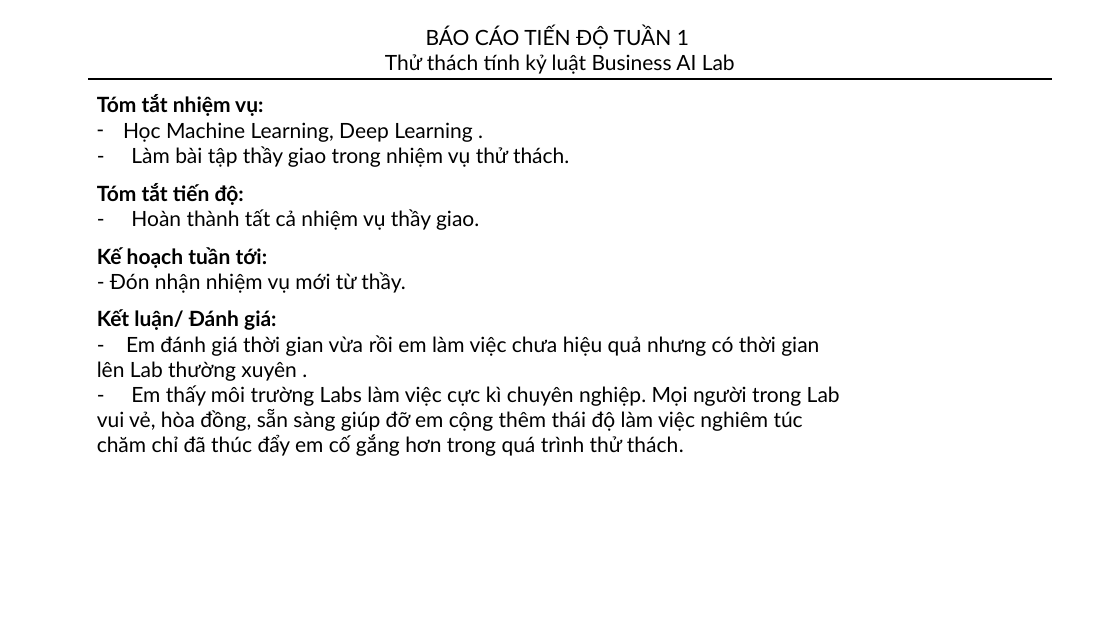
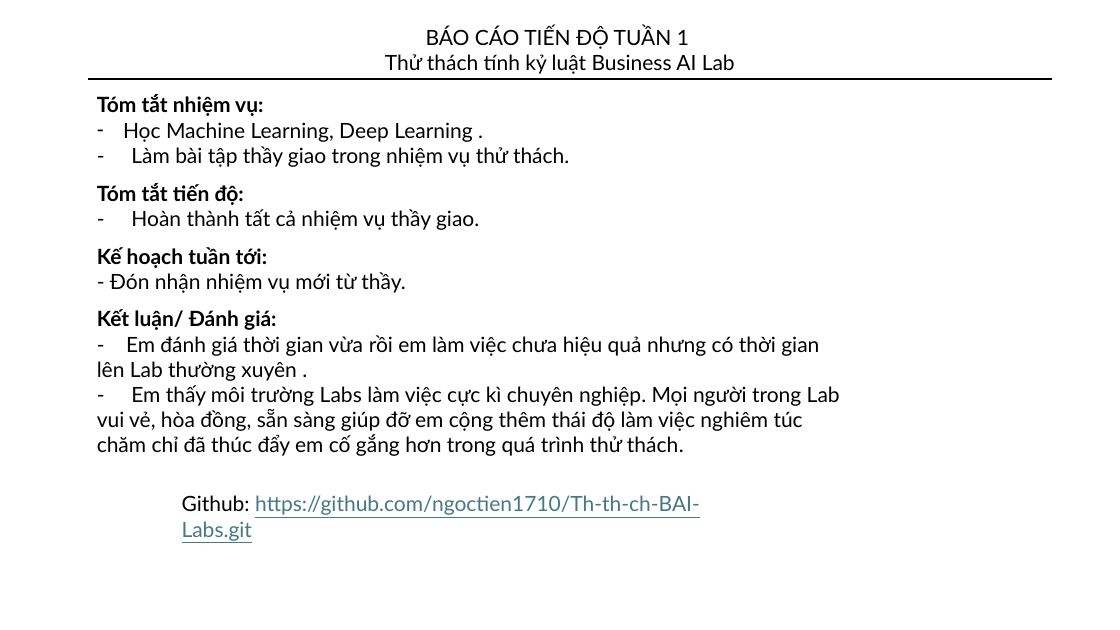
Before and after one commit to ngoctien1710/Th-th-ch-BAI-Labs, a slide deck: slide 1 of Toàn bộ báo cáo.pptx. Drawn at 1120x630 pixels with LibreOffice and Linux fonts; fonts in the diff are those of the drawing. Boxes give left, top, right and bottom in pixels: in the first picture for what was removed or moved away, otherwise in the second. Text is boxed around its words. In the diff, an @@ line names an element or a change of style, - is before the commit and + after.

```diff
--- a/Toàn bộ báo cáo.pptx
+++ b/Toàn bộ báo cáo.pptx
@@ text added at <box>182,495,700,541</box>, 18 pt, text #467886, underline @@
+Github: https://github.com/ngoctien1710/Th-th-ch-BAI-Labs.git
```
Also in this commit, not shown: 1 other file.
